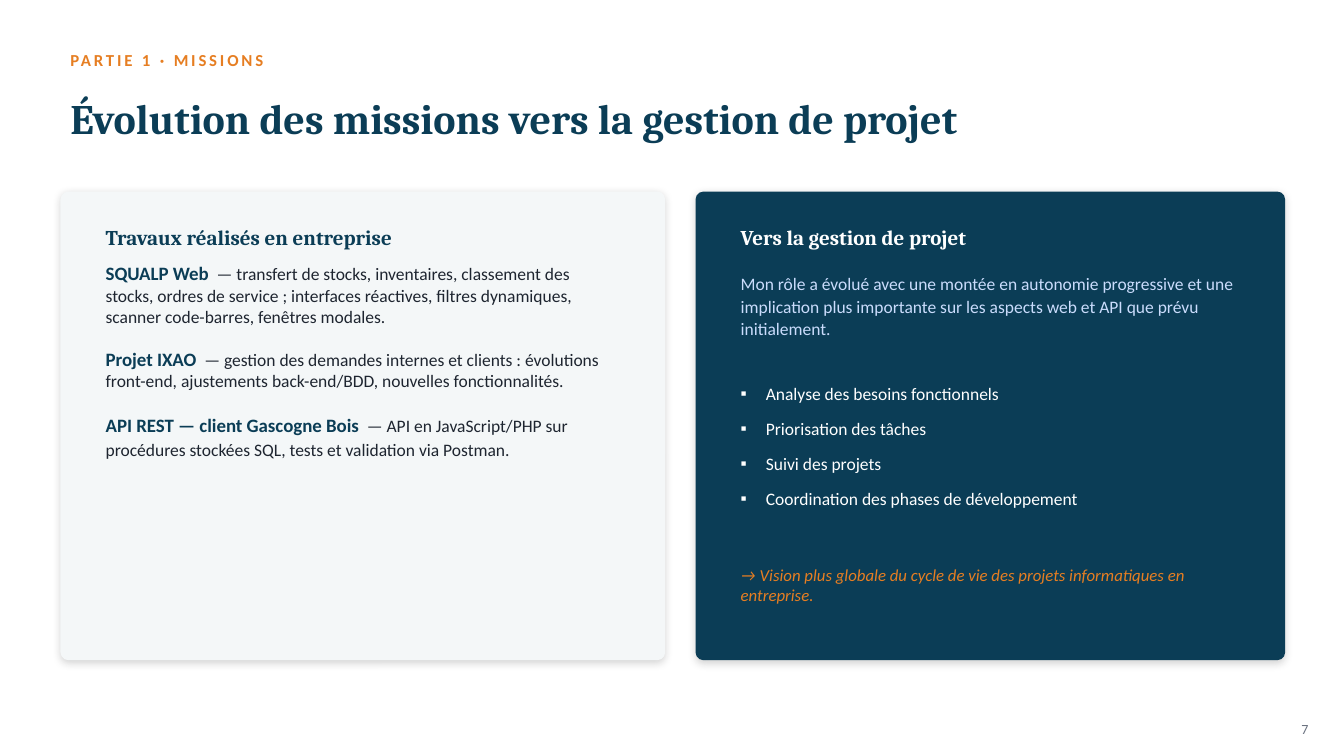
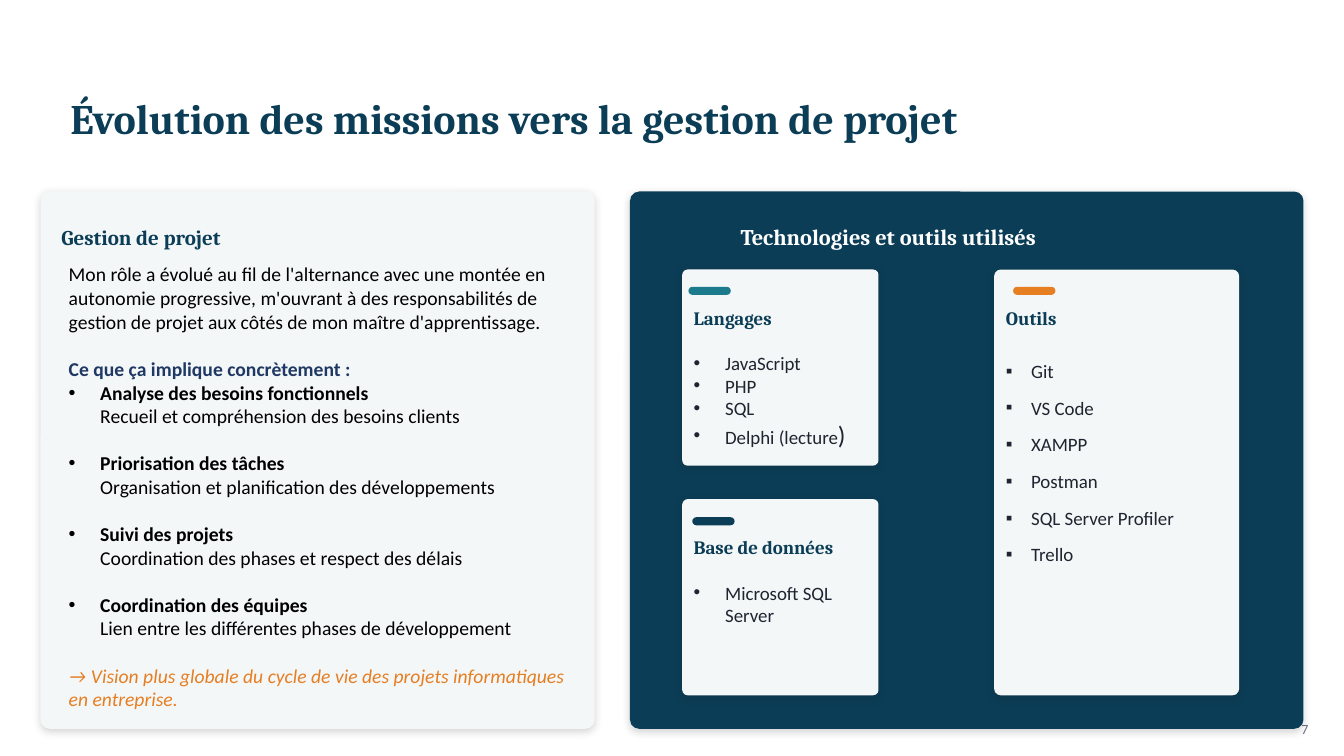
Before and after one commit to lamia-bel/HEAT2VALUE, a slide deck: slide 7 of soutenance/output.pptx. Drawn at 1344x756 pixels with LibreOffice and Linux fonts; fonts in the diff are those of the drawing. Boxes give left, top, right and bottom in pixels: in the first picture for what was removed or moved away, otherwise in the second. Text is boxed around its words. In the diff, an @@ line names an element or a change of style, - is before the commit and + after.

```diff
--- a/soutenance/output.pptx
+++ b/soutenance/output.pptx
@@ text removed at (142,55,500,135) @@
-PARTIE 1 · MISSIONS
@@ rounded rectangle: place and size @@
-rounded rectangle at (60,192,665,660)
+rounded rectangle at (40,192,595,729)
@@ rounded rectangle: place and size @@
-rounded rectangle at (696,192,1286,660)
+rounded rectangle at (630,192,1304,729)
@@ text at (61,230,221,250): text changed @@
-Travaux réalisés en entreprise
+Gestion de projet
@@ text at (741,229,1036,250): text changed; size 15 to 16 pt @@
-Vers la gestion de projet
+Technologies et outils utilisés
@@ text at (69,267,564,709): text changed; size 12.5 to 14 pt; text colour #1E2530 to #000000 @@
-SQUALP Web — transfert de stocks, inventaires, classement des stocks, ordres de service ; interfaces réactives, filtres dynamiques, scanner code-barres, fenêtres modales.
-Projet IXAO — gestion des demandes internes et clients : évolutions front-end, ajustements back-end/BDD, nouvelles fonctionnalités.
-API REST — client Gascogne Bois — API en JavaScript/PHP sur procédures stockées SQL, tests et validation via Postman.
+Mon rôle a évolué au fil de l'alternance avec une montée en autonomie progressive, m'ouvrant à des responsabilités de gestion de projet aux côtés de mon maître d'apprentissage.
+Ce que ça implique concrètement :
+• Analyse des besoins fonctionnels
+  Recueil et compréhension des besoins clients
+• Priorisation des tâches
+  Organisation et planification des développements
+• Suivi des projets
+  Coordination des phases et respect des délais
+• Coordination des équipes
+  Lien entre les différentes phases de développement
+→ Vision plus globale du cycle de vie des projets informatiques en entreprise.
@@ rounded rectangle added at (683,269,879,466), fill #F4F7F8, 13.5 pt, text #1E2530 @@
+Langages
+• JavaScript
+• PHP
+• SQL
+• Delphi (lecture)
@@ rounded rectangle added at (994,269,1239,695), fill #F4F7F8, 13.5 pt, text #1E2530 @@
+Outils
+▪ Git
+▪ VS Code
+▪ XAMPP
+▪ Postman
+▪ SQL Server Profiler
+▪ Trello
@@ rounded rectangle added at (689,287,731,295), fill #1B7A8C @@
@@ text removed at (741,278,1233,335) @@
-Mon rôle a évolué avec une montée en autonomie progressive et une implication plus importante sur les aspects web et API que prévu initialement.
@@ rounded rectangle added at (1013,287,1056,295), fill #E67E22 @@
@@ text removed at (766,388,1078,508) @@
-▪ Analyse des besoins fonctionnels
-▪ Priorisation des tâches
-▪ Suivi des projets
-▪ Coordination des phases de développement
@@ rounded rectangle added at (683,499,879,696), fill #F4F7F8, 13.5 pt, text #1E2530 @@
+Base de données
+• Microsoft SQL Server
@@ rounded rectangle added at (693,517,735,525), fill #0B3D56 @@
@@ text removed at (741,569,1185,604) @@
-→ Vision plus globale du cycle de vie des projets informatiques en entreprise.
```
Also in this commit, not shown: 6 other slides changed, 1 slide removed, 1 other file.
